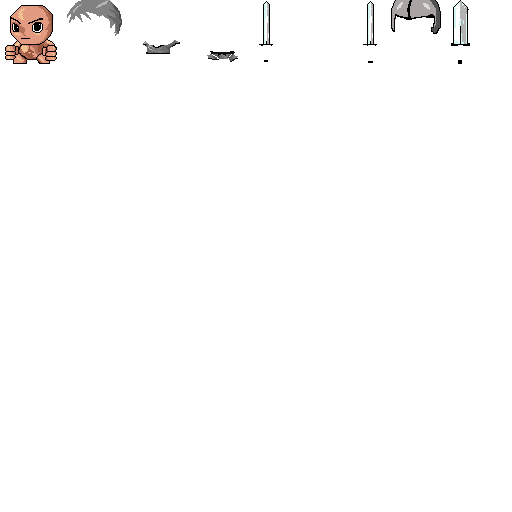
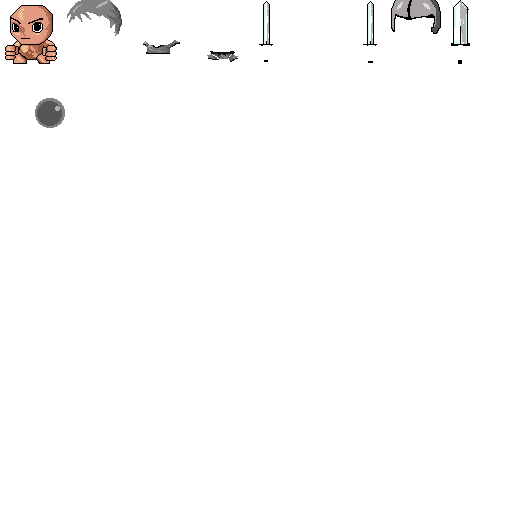
Layers edited between the first and the second w=512, h=512 image:
added group "shield" with 3 layers above "chest" over (35, 98, 65, 128)
added layer "图层 7 副本" in group "shield" over (35, 98, 65, 128)
